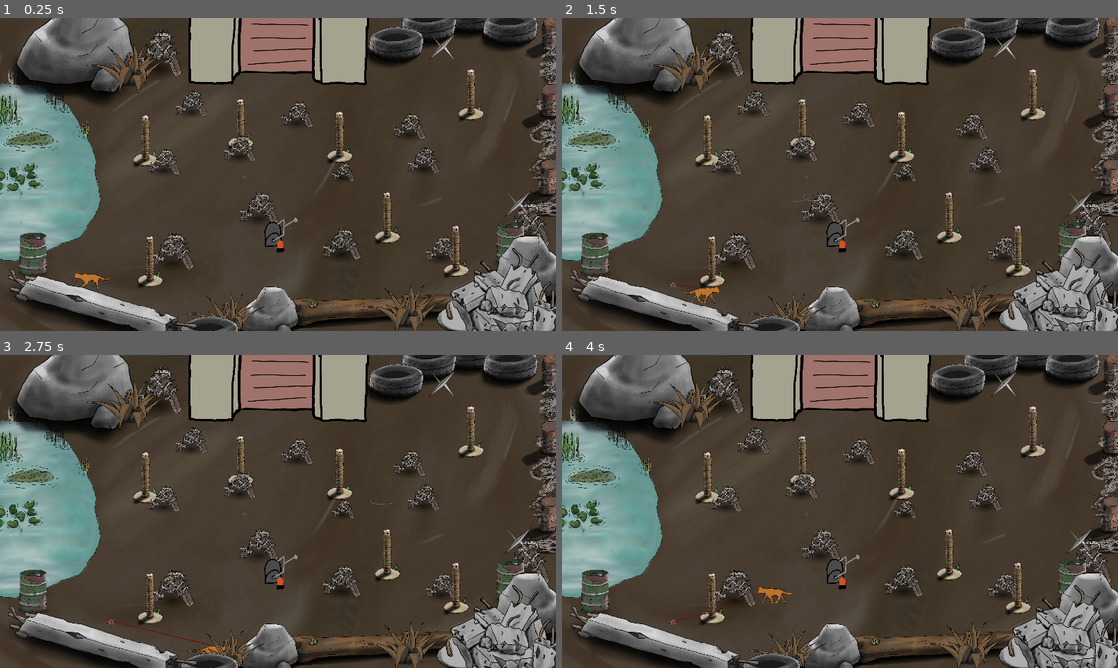
Above: before the commit, frames 1-4 (two rows, left to right).
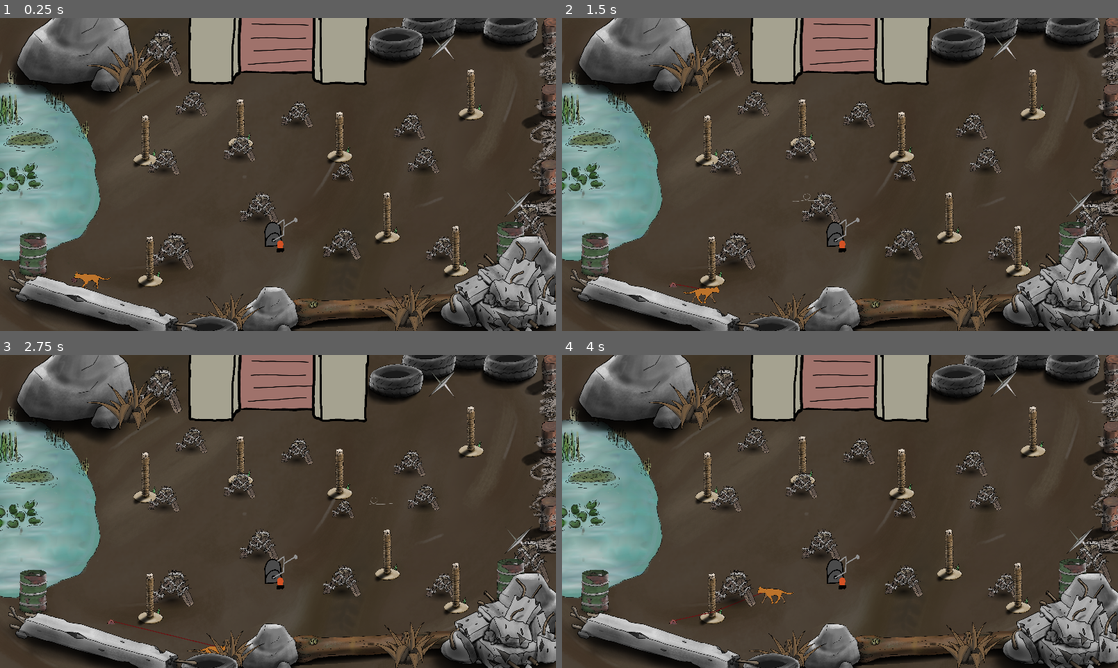
Above: after the commit, the same moments.

Repository: Flodurs/Godotwildjam63
Game: Godot game, scene res://szenen/Levels/level_2.tscn
The game is run twice, just before and just after one commit, with the same random seed, the same clock (stepped at 60 frames per second) and the same inputs. This scene is started directly instead of the project's main scene.
Inputs:
- Up to frame 1 (0.25 s): no input
- Up to frame 2 (1.5 s): tap Enter at 0.5 s; hold D (mRight) 0.53-1.28 s; tap E (Interaktion) at 0.6, 1.35 s; hold S (mDown) from 1.28 s (still down)
- Up to frame 3 (2.75 s): release S (mDown) at 2.03 s; hold D (mRight) from 2.03 s (still down); tap E (Interaktion) at 2.1 s
- Up to frame 4 (4 s): release D (mRight) at 2.78 s; hold W (mUp) 2.78-3.53 s; tap E (Interaktion) at 2.85, 3.6 s; hold A (mLeft) from 3.53 s (still down)

The runs differ from the first frame. In frame 1, 3.0% of the frame differs, in the area x 77-100%, y 71-100%; in frame 2, 3.1%, in the area x 41-100%, y 56-100%; in frame 3, 3.0%; in frame 4, 3.0%.

Commit message:
rkpogerk

Diff:
--- a/szenen/Levels/level_2.tscn
+++ b/szenen/Levels/level_2.tscn
@@ -57,7 +57,7 @@
 position = Vector2(368, 457)
 scale = Vector2(0.480001, 0.480001)
 
-[node name="Spiked_barricade7" parent="Objects" index="7" groups=["Door"] instance=ExtResource("3_5xlad")]
+[node name="Spiked_barricade7" parent="Objects" index="7" instance=ExtResource("3_5xlad")]
 position = Vector2(942, 478)
 scale = Vector2(0.400001, 0.400001)
 
--- a/szenen/level/Level.tscn
+++ b/szenen/level/Level.tscn
@@ -1,9 +1,8 @@
-[gd_scene load_steps=6 format=3 uid="uid://ct8c5s7tamylk"]
+[gd_scene load_steps=5 format=3 uid="uid://ct8c5s7tamylk"]
 
 [ext_resource type="Script" path="res://szenen/level/Level.gd" id="1_6dvvy"]
 [ext_resource type="PackedScene" uid="uid://ceheqoktc83rp" path="res://szenen/entitys/katze.tscn" id="1_fv7qr"]
-[ext_resource type="PackedScene" path="res://szenen/objekte/wind_emitter.tscn" id="2_my3ui"]
-[ext_resource type="Texture2D" uid="uid://4n6so5dqn6xs" path="res://assets/sprites/Objects/Ground.png" id="5_y3oji"]
+[ext_resource type="PackedScene" uid="uid://djrura0ipe3nw" path="res://szenen/objekte/wind_emitter.tscn" id="2_my3ui"]
 [ext_resource type="PackedScene" uid="uid://b7732dj7h1yrt" path="res://szenen/objekte/seil.tscn" id="7_xqpbt"]
 
 [node name="level" type="Node2D" groups=["Level", "LevelNode"]]
@@ -11,7 +10,7 @@
 script = ExtResource("1_6dvvy")
 
 [node name="WindEmitter" parent="." instance=ExtResource("2_my3ui")]
-z_index = 4
+z_index = 10
 metadata/_edit_lock_ = true
 
 [node name="Katze" parent="." instance=ExtResource("1_fv7qr")]
@@ -37,9 +36,3 @@
 energy = 0.05
 blend_mode = 2
 height = 1.0
-
-[node name="Backgorund" type="Sprite2D" parent="."]
-z_index = -4
-scale = Vector2(2, 2)
-texture = ExtResource("5_y3oji")
-metadata/_edit_lock_ = true
--- a/szenen/objekte/door.tscn
+++ b/szenen/objekte/door.tscn
@@ -42,7 +42,7 @@
 shape = SubResource("RectangleShape2D_twq20")
 
 [node name="ForwardGate" parent="." instance=ExtResource("4_hqywx")]
-position = Vector2(0, 33.5)
+position = Vector2(-6, -4)
 rotation = 1.5708
 scale = Vector2(1.951, 1.951)
 
--- a/szenen/objekte/wind.tscn
+++ b/szenen/objekte/wind.tscn
@@ -103,7 +103,7 @@
 }]
 
 [node name="Wind" type="AnimatedSprite2D"]
-modulate = Color(1, 1, 1, 0.254902)
+modulate = Color(1, 1, 1, 0.501961)
 sprite_frames = SubResource("SpriteFrames_h3h4n")
 autoplay = "default"
 script = ExtResource("24_fgl4l")
--- a/szenen/objekte/wind_emitter.tscn
+++ b/szenen/objekte/wind_emitter.tscn
@@ -6,6 +6,7 @@
 size = Vector2(2895, 1620)
 
 [node name="WindEmitter" type="Area2D"]
+modulate = Color(1, 1, 1, 0.992157)
 script = ExtResource("1_j3p81")
 
 [node name="CollisionShape2D" type="CollisionShape2D" parent="."]
Binary file changed: assets/sprites/Objects/ConcretePile.png
Not shown: 1 places in szenen/Levels/level_2.tscn that only renumber resources
Not shown: 1 places in szenen/Levels/level_3.tscn that only renumber resources
Not shown: 1 places in szenen/objekte/door.tscn that only renumber resources
